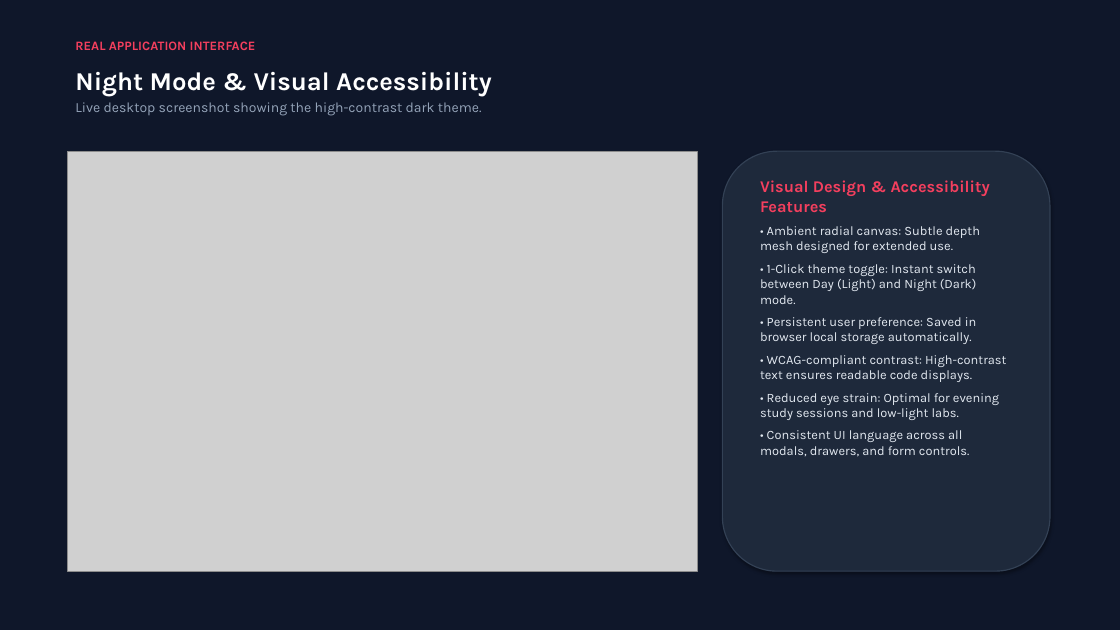
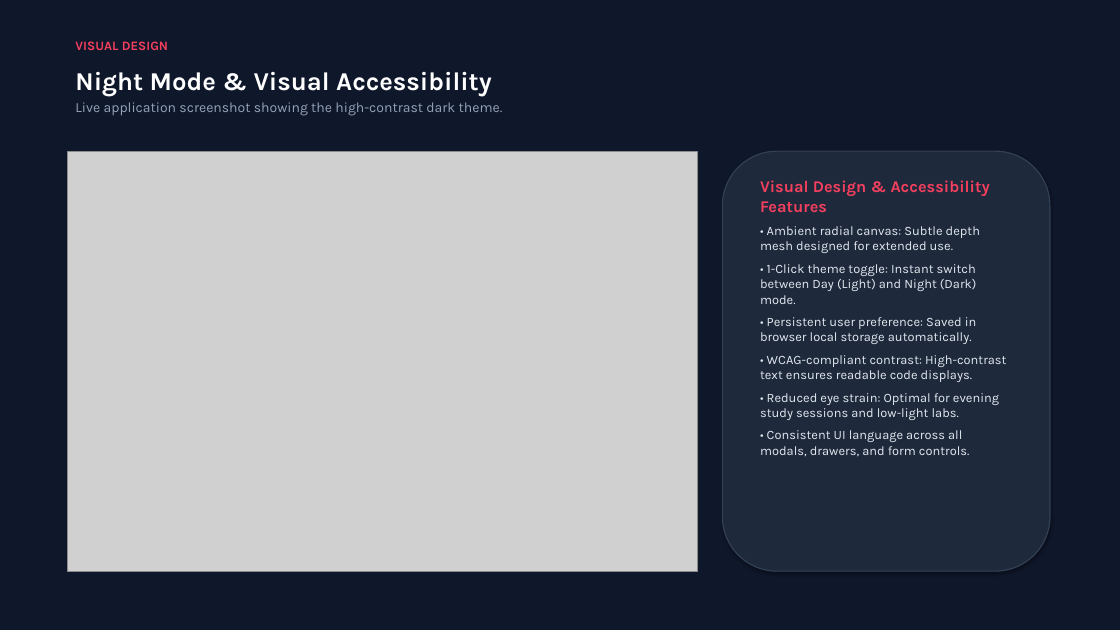
Before and after one commit to sathidevivaraprasadreddy/share, a slide deck: slide 14 of QuickShare_Project_Presentation.pptx (slide 10 before the commit). Drawn at 1120x630 pixels with LibreOffice and Linux fonts; fonts in the diff are those of the drawing; grey boxes stand for pictures. Boxes give left, top, right and bottom in pixels: in the first picture for what was removed or moved away, otherwise in the second. Text is boxed around its words. In the diff, an @@ line names an element or a change of style, - is before the commit and + after.

Commit message:
docs(presentation): complete 17-slide executive presentation with real screenshots of login and all core features

```diff
--- a/QuickShare_Project_Presentation.pptx
+++ b/QuickShare_Project_Presentation.pptx
@@ text at [75,41,168,50]: text changed @@
-REAL APPLICATION INTERFACE
+VISUAL DESIGN
@@ text at [75,102,503,116]: text changed @@
-Live desktop screenshot showing the high-contrast dark theme.
+Live application screenshot showing the high-contrast dark theme.
```
Also in this commit, not shown: 7 other slides changed, 4 slides added, 2 other files.
